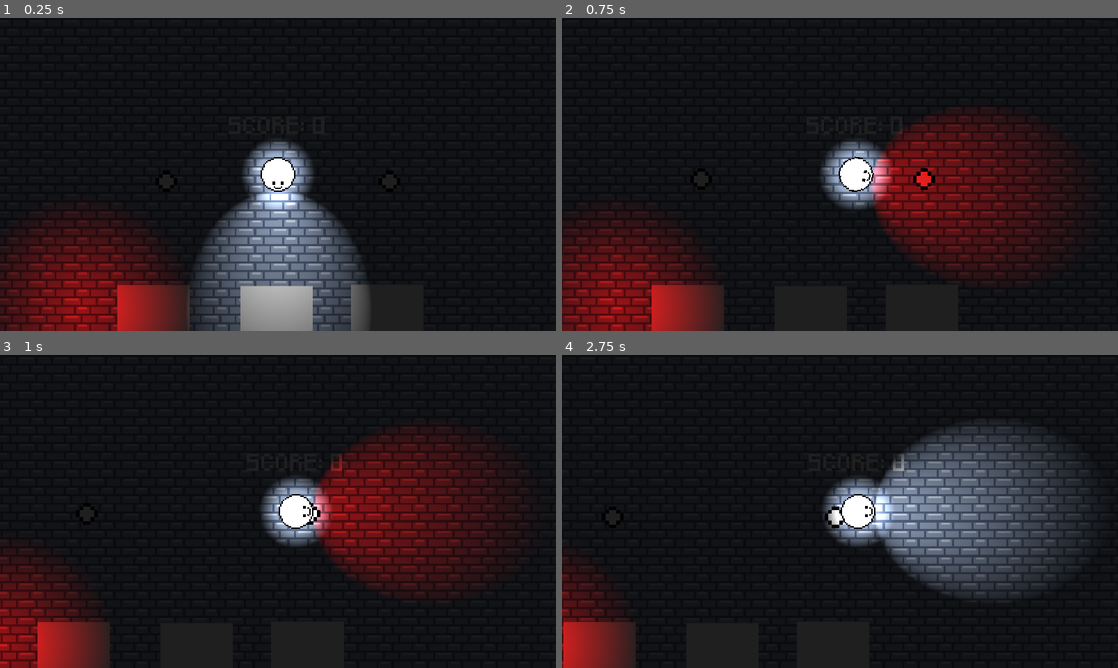
Above: before the commit, frames 1-4 (two rows, left to right).
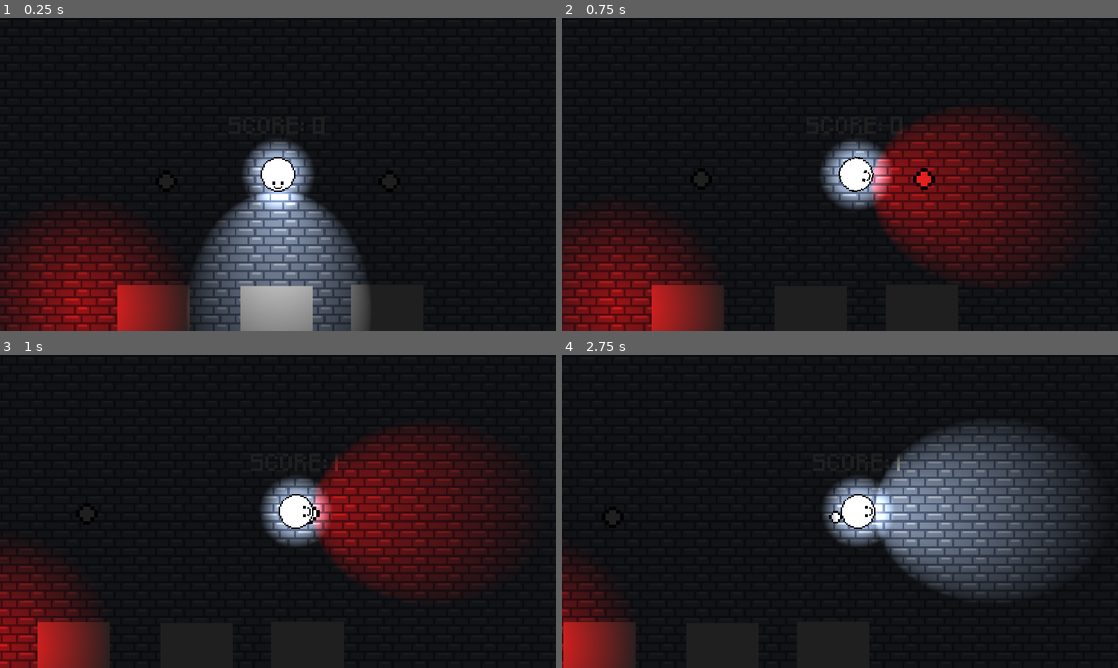
Above: after the commit, the same moments.

Repository: ToumaKamijou/Game-Making-A3
Game: Godot game, scene res://scenes/2D/levels/test_level.tscn
The game is run twice, just before and just after one commit, with the same random seed, the same clock (stepped at 60 frames per second) and the same inputs.
Inputs:
- Up to frame 1 (0.25 s): no input
- Up to frame 2 (0.75 s): tap Enter at 0.5 s; hold D (move_right) from 0.53 s (still down); hold Space (change_flash_color) from 0.53 s (still down)
- Up to frame 3 (1 s): keep holding D (move_right); keep holding Space (change_flash_color)
- Up to frame 4 (2.75 s): release D (move_right) at 1.28 s; release Space (change_flash_color) at 1.28 s; hold S (move_down) 1.28-2.03 s; tap F (show_flashlight) at 1.35 s; hold D (move_right) from 2.03 s (still down); tap R at 2.1 s

Frames 1-2 are identical in both runs. In frame 3, less than 0.1% of the frame differs, in the area x 55-62%, y 31-55%; in frame 4, 0.2%, in the area x 47-62%, y 31-56%.

Commit message:
Fix
* Fixed minor text issues from merging the collectibles to the main branch

Diff:
--- a/a-3-game/project.godot
+++ b/a-3-game/project.godot
@@ -29,11 +29,6 @@
 
 [input]
 
-open_settings={
-"deadzone": 0.2,
-"events": [Object(InputEventKey,"resource_local_to_scene":false,"resource_name":"","device":-1,"window_id":0,"alt_pressed":false,"shift_pressed":false,"ctrl_pressed":false,"meta_pressed":false,"pressed":false,"keycode":0,"physical_keycode":4194305,"key_label":0,"unicode":0,"location":0,"echo":false,"script":null)
-]
-}
 move_up={
 "deadzone": 0.2,
 "events": [Object(InputEventKey,"resource_local_to_scene":false,"resource_name":"","device":-1,"window_id":0,"alt_press …(192 unchanged characters)…
@@ -59,6 +54,11 @@
 "events": [Object(InputEventKey,"resource_local_to_scene":false,"resource_name":"","device":-1,"window_id":0,"alt_press …(192 unchanged characters)…
 ]
 }
+open_settings={
+"deadzone": 0.2,
+"events": [Object(InputEventKey,"resource_local_to_scene":false,"resource_name":"","device":-1,"window_id":0,"alt_pressed":false,"shift_pressed":false,"ctrl_pressed":false,"meta_pressed":false,"pressed":false,"keycode":0,"physical_keycode":4194305,"key_label":0,"unicode":0,"location":0,"echo":false,"script":null)
+]
+}
 change_flash_color={
 "deadzone": 0.2,
 "events": [Object(InputEventKey,"resource_local_to_scene":false,"resource_name":"","device":-1,"window_id":0,"alt_press …(191 unchanged characters)…
--- a/a-3-game/scenes/2D/items/coin.tscn
+++ b/a-3-game/scenes/2D/items/coin.tscn
@@ -1,7 +1,7 @@
 [gd_scene load_steps=5 format=3 uid="uid://d3wlvkrkhjw2b"]
 
 [ext_resource type="Texture2D" uid="uid://bxb2v6hbrpupb" path="res://assets/2D/sprites/coin.png" id="1_5jyeu"]
-[ext_resource type="Script" uid="uid://dwo3hq0loeh7n" path="res://scenes/2D/items/coin.gd" id="1_bmwih"]
+[ext_resource type="Script" uid="uid://dwo3hq0loeh7n" path="res://scripts/2D/gameplay/coin.gd" id="1_bmwih"]
 [ext_resource type="AudioStream" uid="uid://brf65vvyu0374" path="res://assets/sound/coin.ogg" id="3_xilg1"]
 
 [sub_resource type="CircleShape2D" id="CircleShape2D_5jyeu"]
--- a/a-3-game/scenes/2D/items/coin.gd
+++ b/a-3-game/scripts/2D/gameplay/coin.gd
@@ -23,9 +23,8 @@
 
 
 func _on_body_entered(body: Node2D) -> void:
-	if body.is_in_group("player") and _collected == false:
+	if body.is_in_group("Player") and _collected == false:
 		body.add_score(_score_amount)
-		print("collected")
 		_collect_coin()
 
 
Renamed: a-3-game/scenes/2D/items/coin.gd.uid -> a-3-game/scripts/2D/gameplay/coin.gd.uid
